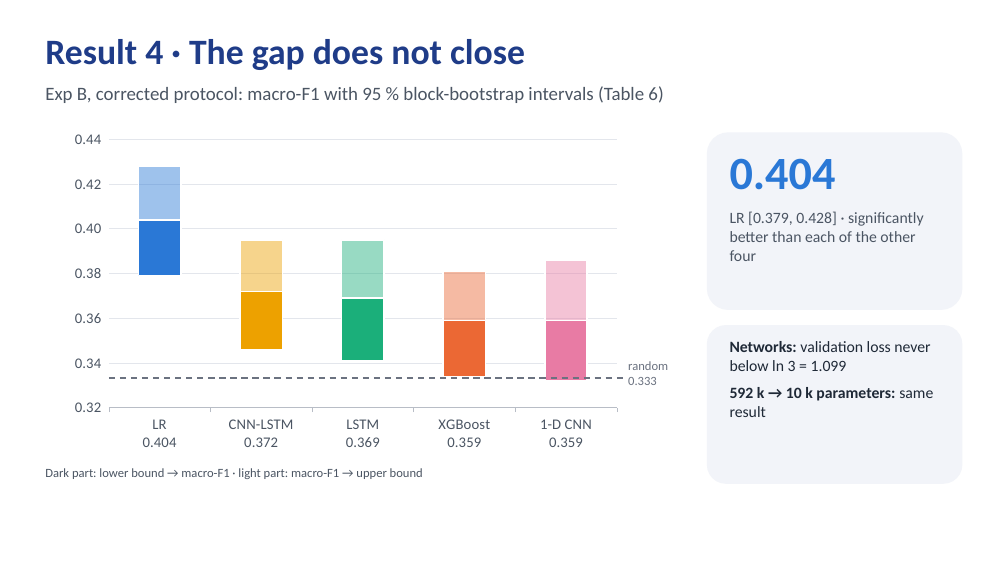
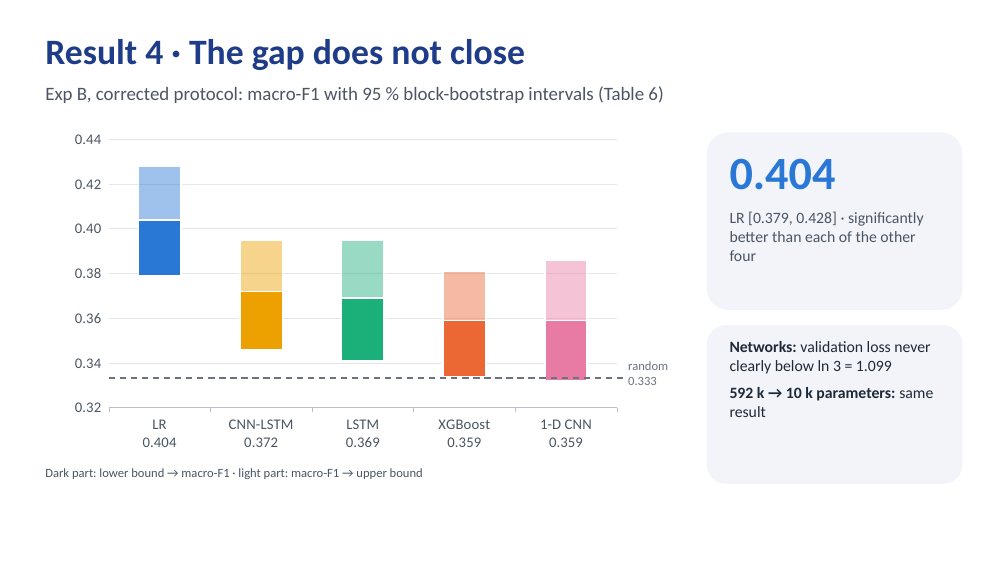
Before and after one commit to barudust/TT, a slide deck: slide 9 of PAPER_MICAI/presentacion_micai/MICAI2026_benchmark_trading_signals.pptx. Drawn at 1008x567 pixels with LibreOffice and Linux fonts; fonts in the diff are those of the drawing; background and template pictures are left out. Boxes give left, top, right and bottom in pixels: in the first picture for what was removed or moved away, otherwise in the second. Text is boxed around its words. In the diff, an @@ line names an element or a change of style, - is before the commit and + after.

```diff
--- a/PAPER_MICAI/presentacion_micai/MICAI2026_benchmark_trading_signals.pptx
+++ b/PAPER_MICAI/presentacion_micai/MICAI2026_benchmark_trading_signals.pptx
@@ text at (x1=730, y1=341, x2=930, y2=374): text changed @@
-Networks: validation loss never below ln 3 = 1.099
+Networks: validation loss never clearly below ln 3 = 1.099
```
Also in this commit, not shown: 4 other slides changed, 24 other files.
